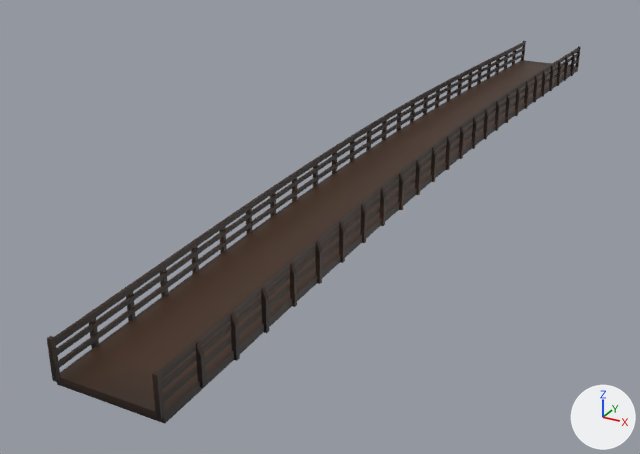
Renders of the glTF model bridge.glb from each side of a commit.
Rendered twice from a camera (50 mm lens) standing at (39.2, -99.1, 37.9) and looking at (-9.1, -11.3, -6.0). Every picture has the same lights, and +X, +Y and +Z are marked at lower right. Where no turn or scale is listed for an object, it has been applied to the vertices. Vertices at the same position are counted once.

The first picture shows 'Right Supports'.
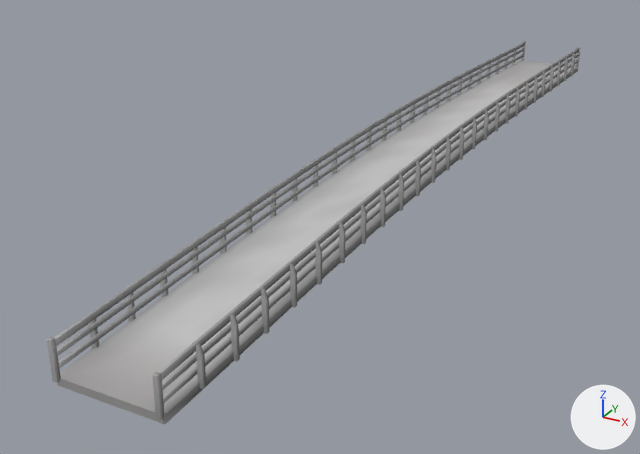
Boxes [x1, y1, x2, y2] around the edits, measured in the pictures (640 x 454 px):
'Right Supports', recoloured, moved (black to grey)
    both: [47, 41, 581, 424]
part 1 of me_cube_040, recoloured (black to grey)
    both: [51, 42, 581, 419]
part 2 of me_cube_040, recoloured
    both: [47, 41, 580, 424]
part 3 of me_cube_040, recoloured (black to grey)
    both: [94, 43, 579, 423]

The edits, one by one:
me_cube_040 has 1658 vertices, 3072 faces and spans x -10.1..0.5, y -0.2..115.8, z -2.4..3.7.
me_cube_040 is used by ob_right_supports; location (4.7, -59.5, 2.8).
me_cube_040 part 1: 637 faces centred in x -10.0..0.5, y -0.1..115.7, z -2.3..3.5 are repainted in the vertex colours; the middle colour goes from brown #2d1b0e to grey #8f8f8f.
me_cube_040 part 2: 1302 faces centred in x -10.1..0.4, y -0.2..115.7, z -2.3..3.7 are repainted in the vertex colours; the middle colour goes from brown #2f1c0f to grey #b0b0b0.
me_cube_040 part 3: 724 faces centred in x -10.1..0.5, y 0.1..115.8, z -2.1..3.3 are repainted in the vertex colours; the middle colour goes from black #1f110a to black #393939.
Object 'Right Supports' (ob_right_supports) moves from (4.7, -59.5, 2.8) to (4.7, -59.5, 2.7).
